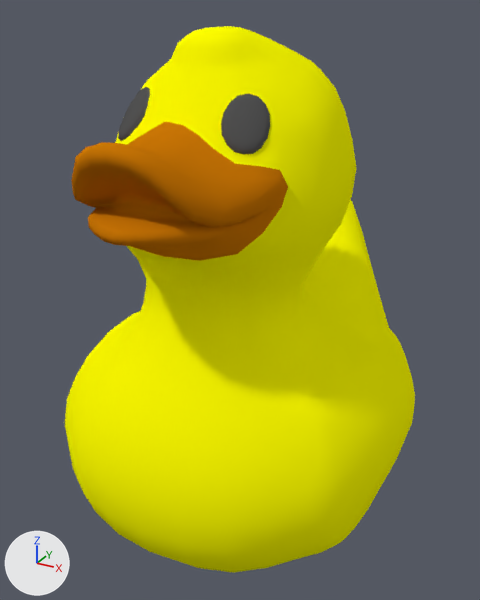
The Blender file public/meshes/duck.blend as it was, and as the next commit left it.
One viewpoint serves both versions: a camera (50 mm lens) standing at (0.585, -1.14, 1.004) and looking at (-0.028, -0.026, 0.447). Arrows for +X, +Y and +Z are at lower left; the lights stay in place. The first picture is the older version.

Before the edit, the objects in view are built like this:
```python
me_cube_019 = bpy.data.meshes.new('Cube.019')
me_cube_019.from_pydata(...)  # 1015 vertices, 1193 faces; spans x -0.339..0.339, y -0.451..0.474, z 0.003..0.977
me_cube_019.polygons.foreach_set('use_smooth', [True] * 1193)
# faces by material slot: [803, 119, 271]
me_cube_019.materials.append(mat_duckbody)  # yellow #ffff00
me_cube_019.materials.append(mat_duckeyes)  # dark grey #535353
me_cube_019.materials.append(mat_duckmouth)  # orange #c97506
ob_rubberduck = bpy.data.objects.new('RubberDuck', me_cube_019)
ob_rubberduck.location = (0.0, 0.0, 0.0)
```
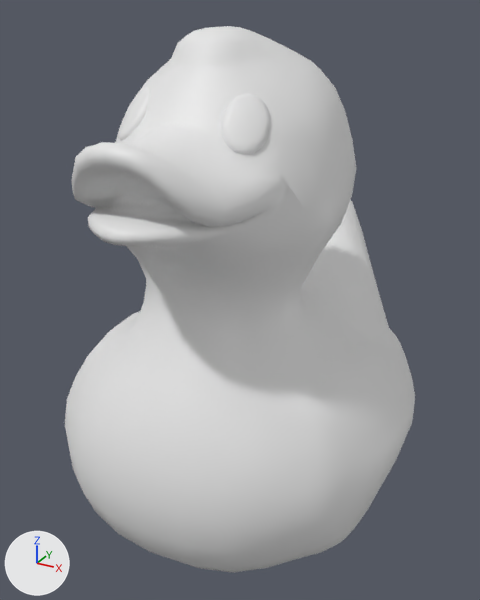
Commit message: Improve Duck.

Changed parts and their boxes [x1, y1, x2, y2] in the pictures (480 x 600 px):
part 1 of me_cube_019, recoloured (yellow to white): [65, 26, 415, 573] in both
part 2 of me_cube_019, recoloured (dark grey to white): [118, 87, 270, 154] in both
part 3 of me_cube_019, recoloured (orange to white): [71, 122, 288, 261] in both

The change, as a list of edits to the scene's bpy script:
```text
Change me_cube_019:
    where me_cube_019.from_pydata(...)  # 1015 vertices, 1193 faces; spans x -0.339..0.339, y -0.451..0.474, z 0.003..0.977
    used by ob_rubberduck; location = (0.0, 0.0, 0.0)
    me_cube_019 part 1: all 803 faces that had it switch from mat_duckbody (yellow #ffff00) to no material
    me_cube_019 part 2: all 119 faces that had it switch from mat_duckeyes (dark grey #535353) to no material
    me_cube_019 part 3: all 271 faces that had it switch from mat_duckmouth (orange #c97506) to no material
```
